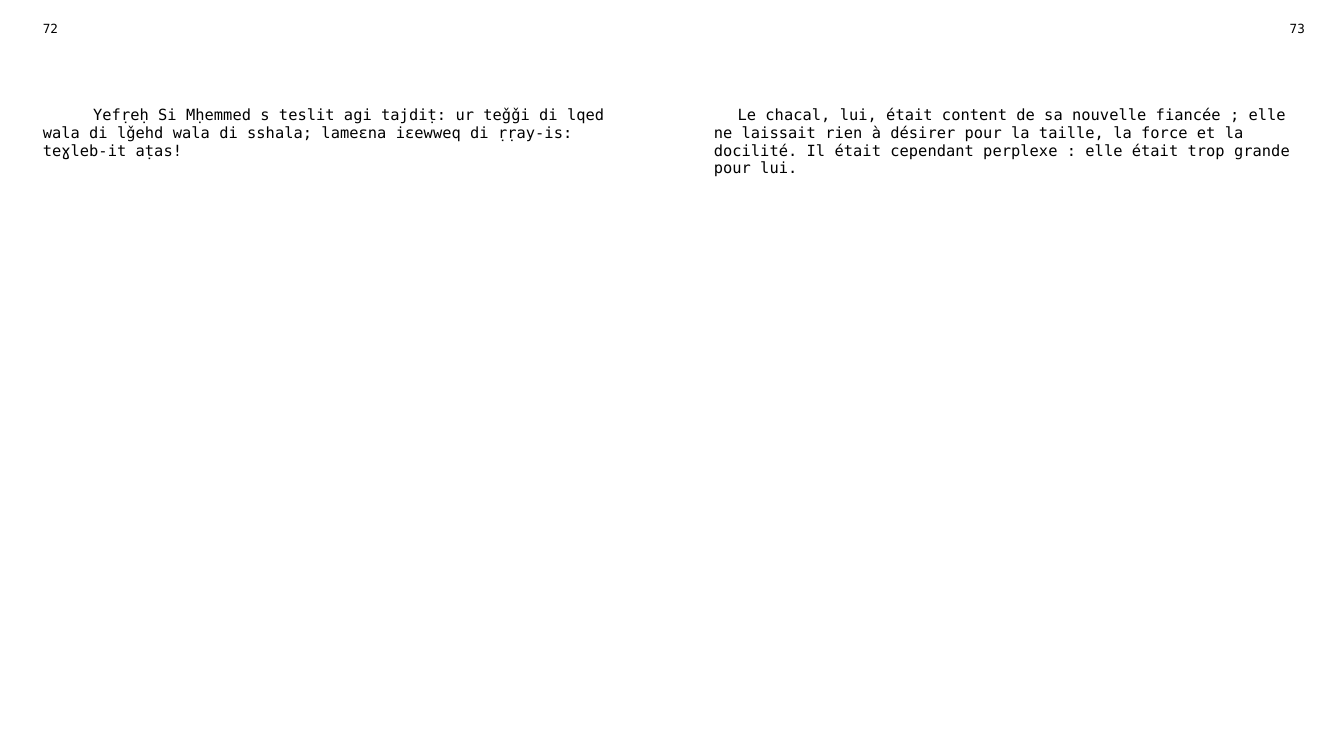
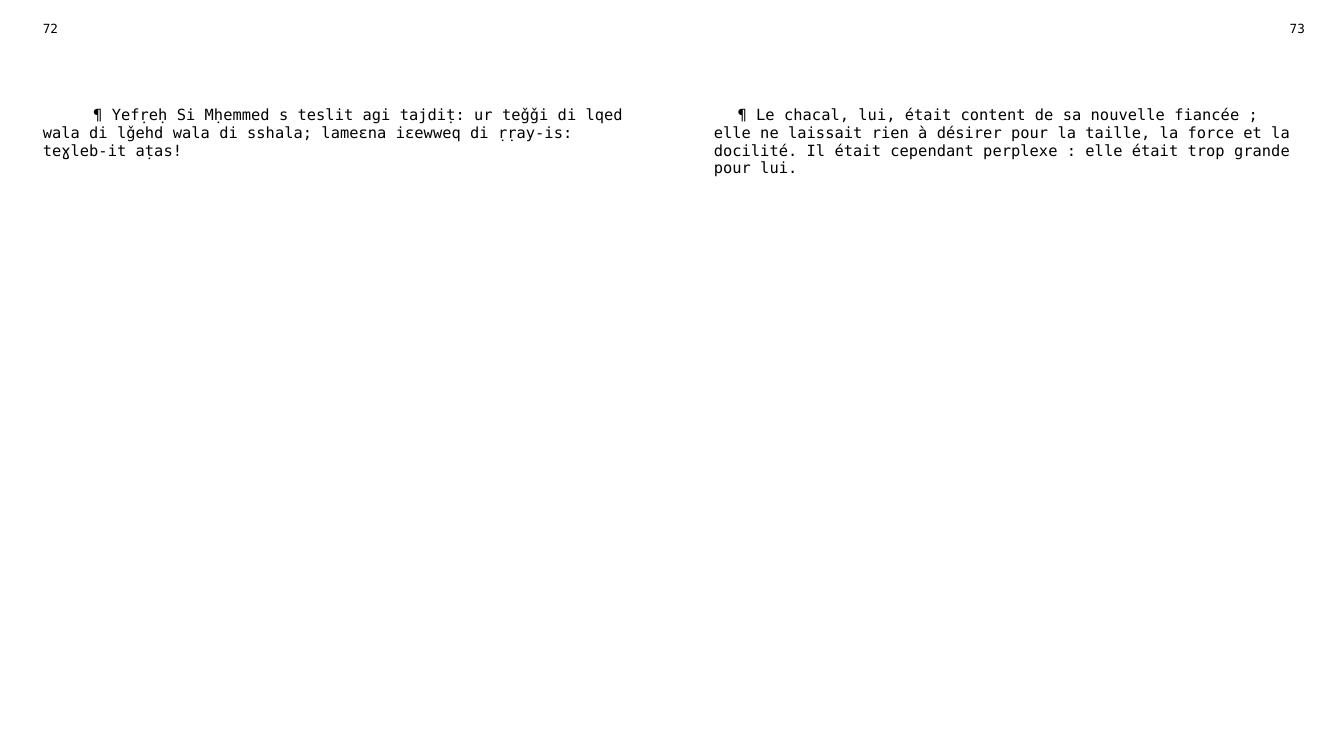
Before and after one commit to sferhah/tamacahut_n_wuccen, a slide deck: slide 32 of Uccen.ConsoleApp/uccen.pptx. Drawn at 1344x756 pixels with LibreOffice and Linux fonts; fonts in the diff are those of the drawing. Boxes give left, top, right and bottom in pixels: in the first picture for what was removed or moved away, otherwise in the second. Text is boxed around its words. In the diff, an @@ line names an element or a change of style, - is before the commit and + after.

```diff
--- a/Uccen.ConsoleApp/uccen.pptx
+++ b/Uccen.ConsoleApp/uccen.pptx
@@ table at [32,16,1315,729] @@
-row 3, column 1: Yefṛeḥ Si Mḥemmed s teslit agi tajdiṭ: ur teǧǧi di lqed wala di lǧehd wala di sshala; lameɛna iɛewweq di ṛṛay-is: teɣleb-it aṭas!
+row 3, column 1: ¶ Yefṛeḥ Si Mḥemmed s teslit agi tajdiṭ: ur teǧǧi di lqed wala di lǧehd wala di sshala; lameɛna iɛewweq di ṛṛay-is: teɣleb-it aṭas!
-row 3, column 3: Le chacal, lui, était content de sa nouvelle fiancée ; elle ne laissait rien à désirer pour la taille, la force et la docilité. Il était cependant perplexe : elle était trop grande pour lui.
+row 3, column 3: ¶ Le chacal, lui, était content de sa nouvelle fiancée ; elle ne laissait rien à désirer pour la taille, la force et la docilité. Il était cependant perplexe : elle était trop grande pour lui.
```
Also in this commit, not shown: 14 other slides changed, 3 other files.
